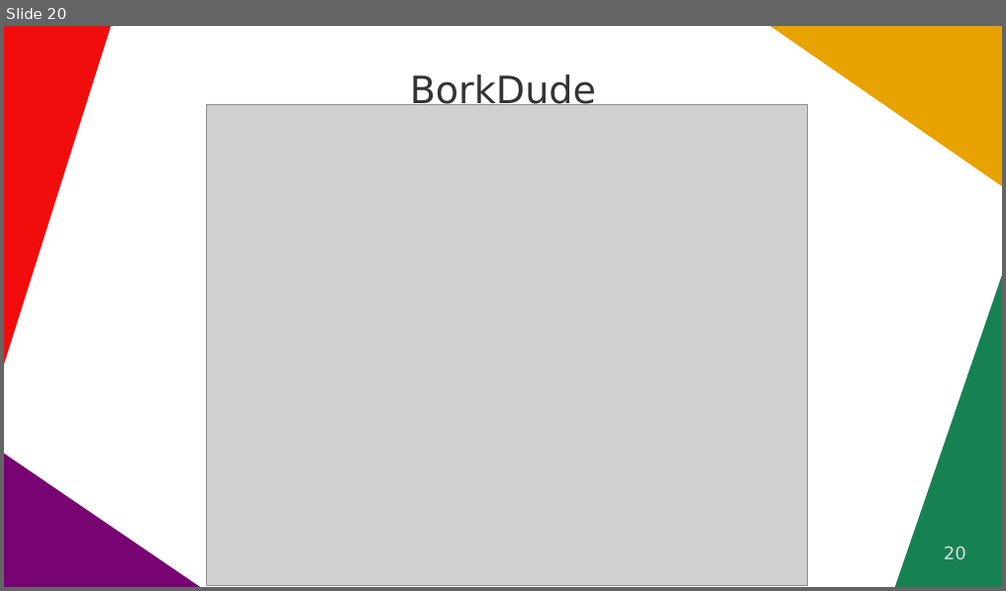
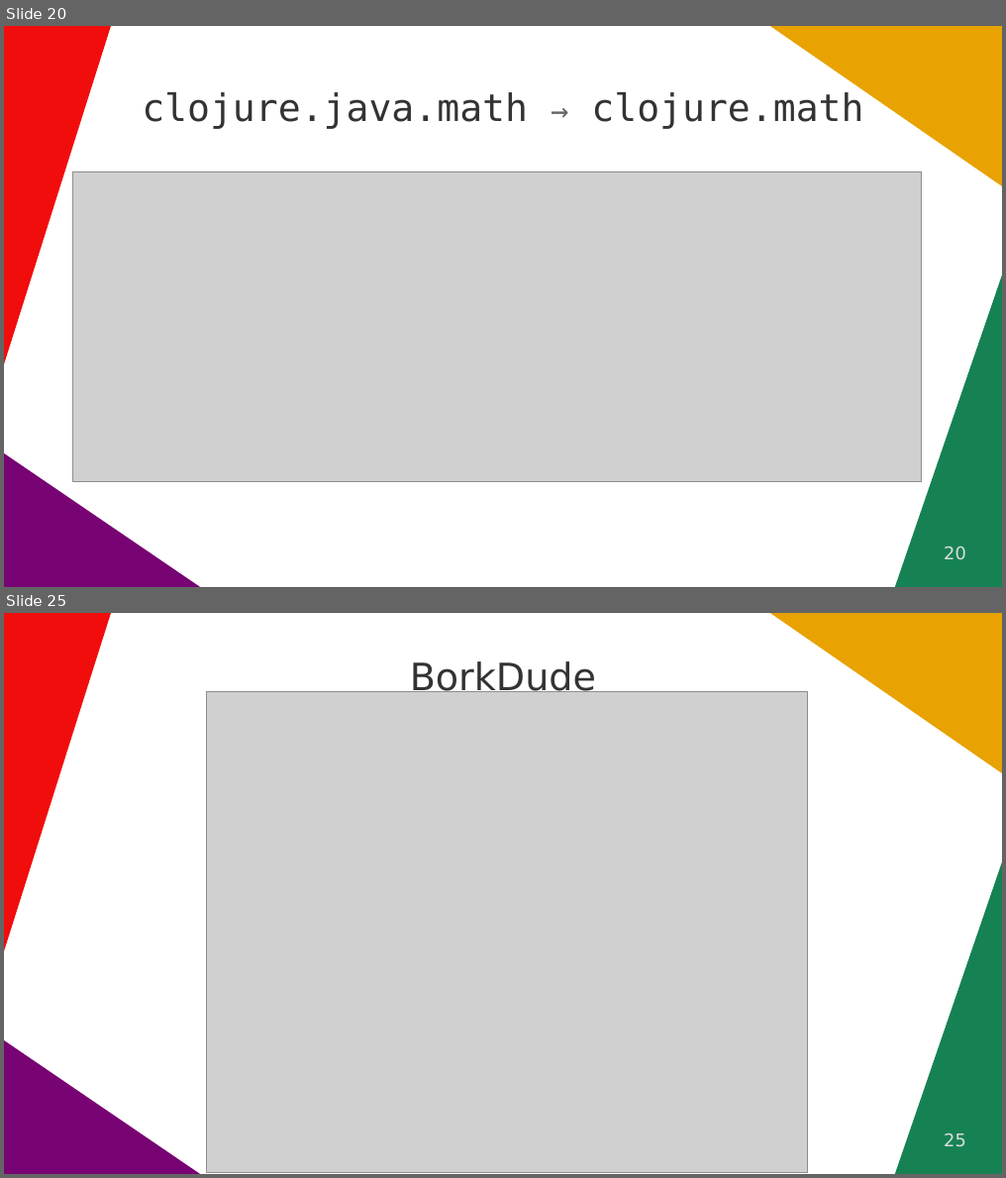
Before and after one commit to quoll/cljs-math, a slide deck: docs/ClojureDays2022.odp. Shown one above the other, each under a label of ours: slide 20 before the commit, slides 20 and 25 after it; the slides between them are not shown. The pictures are 1006x591 and 1006x1178 pixels, drawn with LibreOffice and Linux fonts; fonts in the diff are those of the drawing; grey boxes stand for pictures. Boxes give left, top, right and bottom in pixels: in the first picture for what was removed or moved away, otherwise in the second. Text is boxed around its words. In the diff, an @@ line names an element or a change of style, - is before the commit and + after.

```diff
--- a/docs/ClojureDays2022.odp
+++ b/docs/ClojureDays2022.odp
@@ slide 20 added at box(4, 26, 1002, 587), background #FFFFFF; not listed: 4 template elements that a slide beside it also shows @@
@@ title added at box(142, 92, 863, 129), 30 pt, text #333333 @@
+clojure.java.math → clojure.math
@@ picture added at box(73, 173, 923, 482) @@
@@ page number added at box(944, 547, 966, 561), 14 pt, text #DDDDDD @@
+20
@@ what was slide 20 is now slide 25 @@
@@ page number at box(944, 1134, 966, 1148): text changed @@
-20
+25
```
Also in this commit, not shown: 7 slides changed, 11 other slides added, 1 slide removed.
